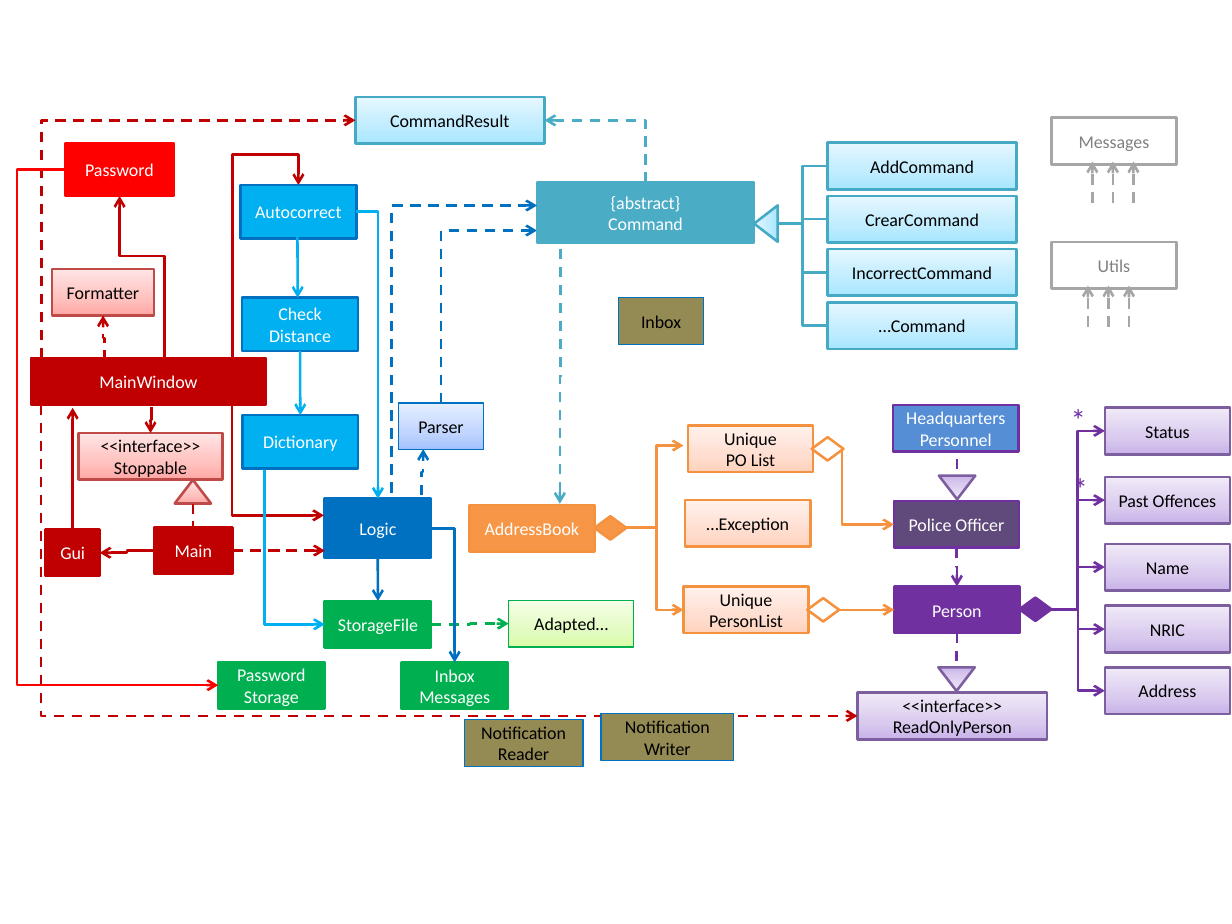
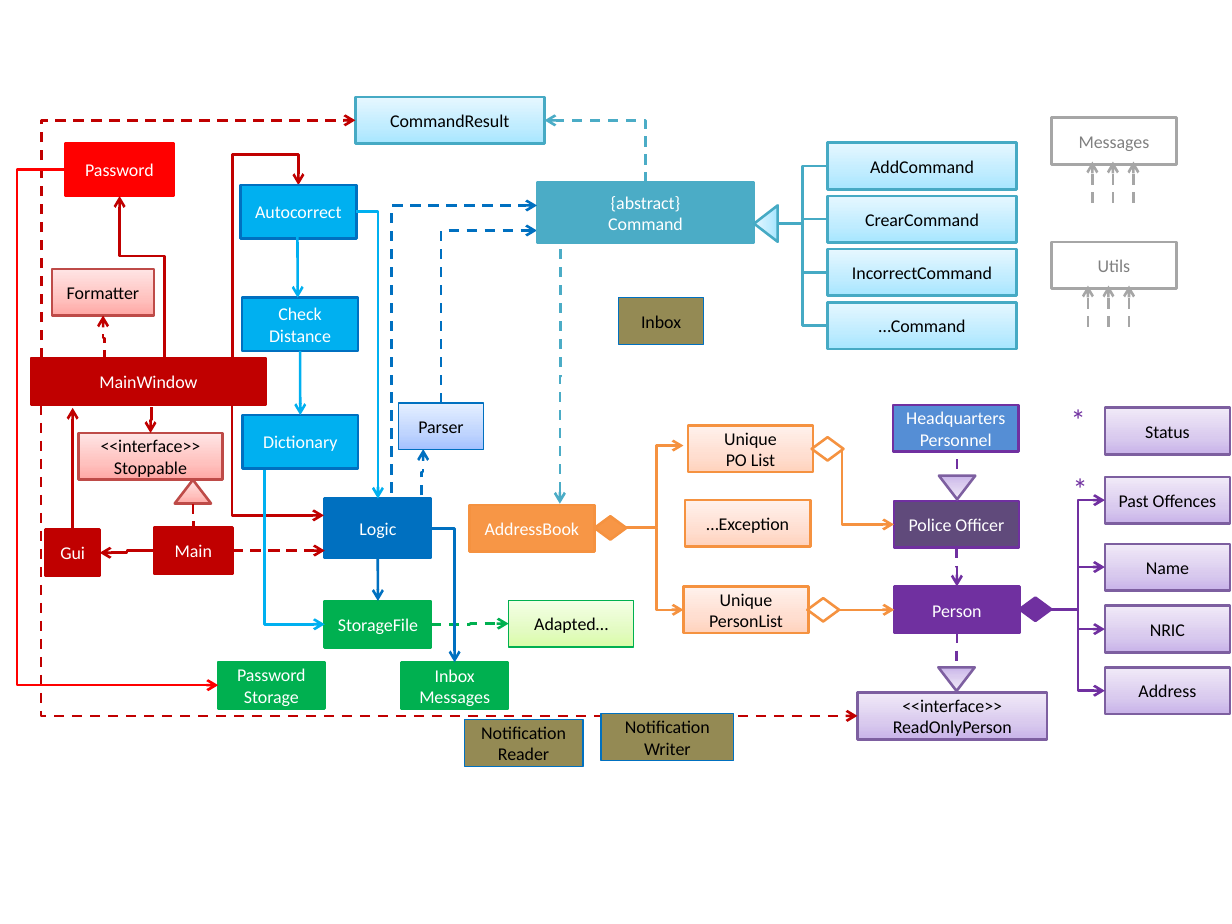
Before and after one commit to ongweekeong/main, a slide deck: slide 2 of docs/Diagrams.pptx. Drawn at 1232x924 pixels with LibreOffice and Linux fonts; fonts in the diff are those of the drawing. Boxes give left, top, right and bottom in pixels: in the first picture for what was removed or moved away, otherwise in the second. Text is boxed around its words. In the diff, an @@ line names an element or a change of style, - is before the commit and + after.

```diff
--- a/docs/Diagrams.pptx
+++ b/docs/Diagrams.pptx
@@ text "*" at <box>1071,394,1083,444</box>: size 18 to 17.8 pt @@
@@ elbow arrow removed from (1077, 610) to (1105, 431) @@
@@ text "*" at <box>1073,463,1085,513</box>: size 18 to 17.8 pt @@
```
Also in this commit, not shown: 1 other slide changed, 5 other files.
